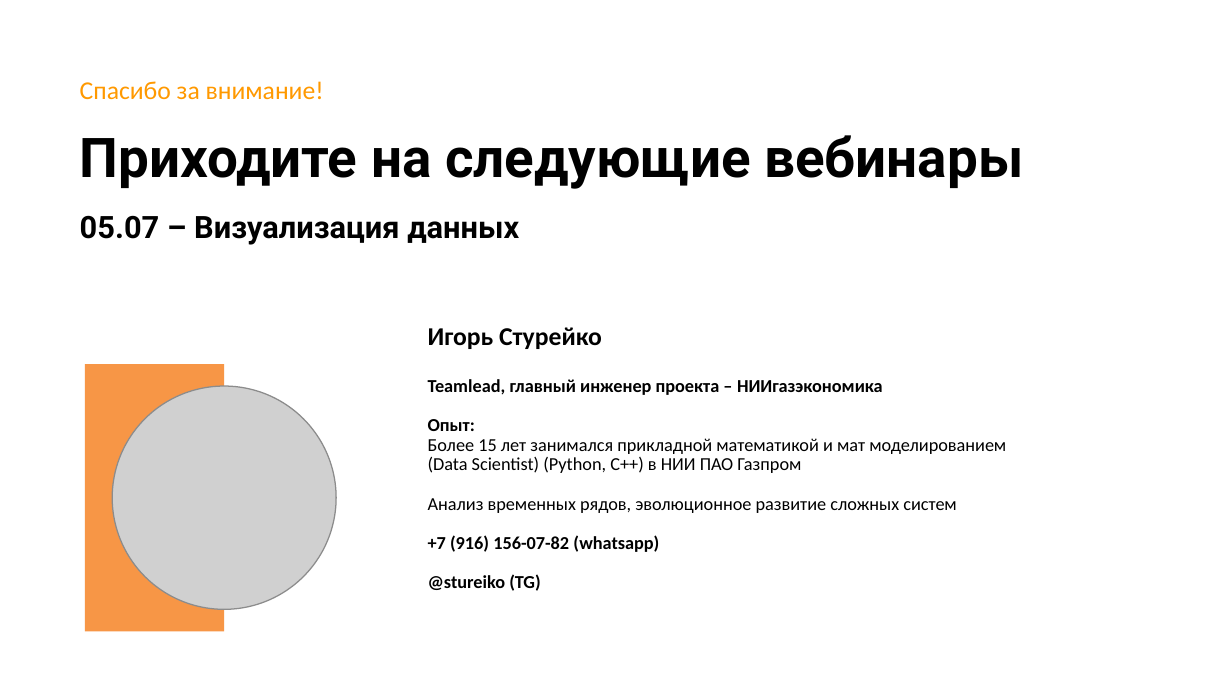
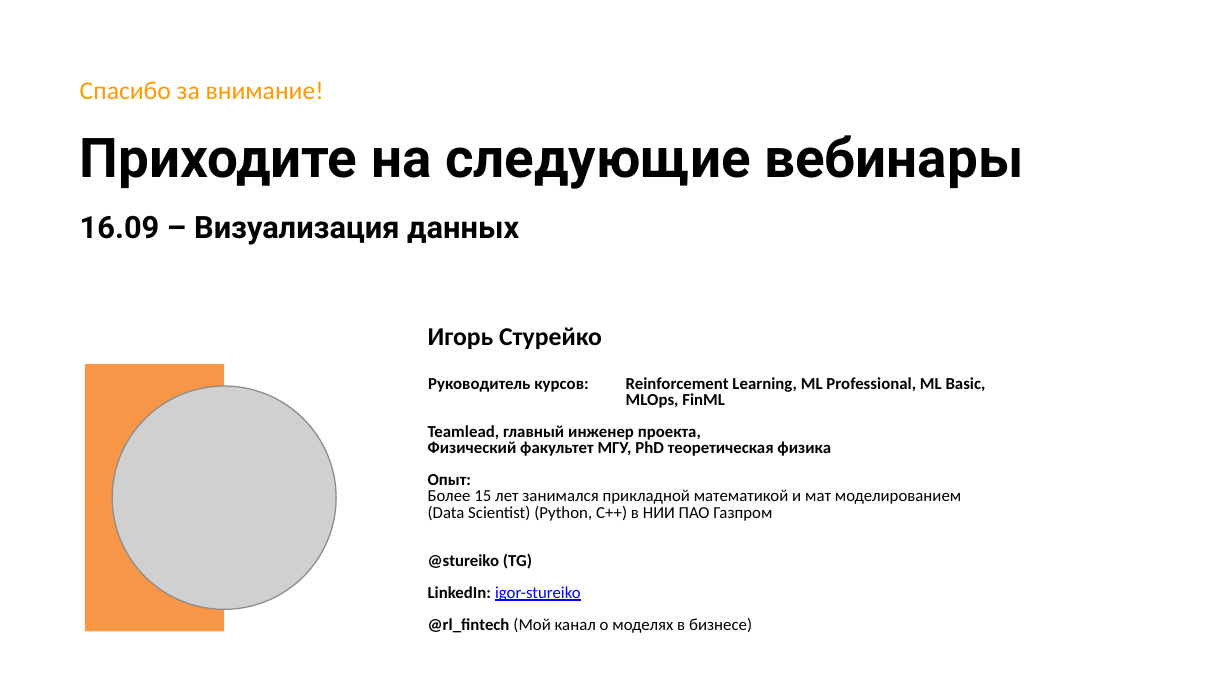
Before and after one commit to stureiko/Otus_lectures, a slide deck: slide 20 of Python/23_Pandas/09 - Библиотека Pandas.pptx. Drawn at 1232x693 pixels with LibreOffice and Linux fonts; fonts in the diff are those of the drawing; grey boxes stand for pictures; background and template pictures are left out. Boxes give left, top, right and bottom in pixels: in the first picture for what was removed or moved away, otherwise in the second. Text is boxed around its words. In the diff, an @@ line names an element or a change of style, - is before the commit and + after.

Commit message:
Python - Pandas

```diff
--- a/Python/23_Pandas/09 - Библиотека Pandas.pptx
+++ b/Python/23_Pandas/09 - Библиотека Pandas.pptx
@@ title at (x1=80, y1=135, x2=1023, y2=245): text changed @@
-Приходите на следующие вебинары
-05.07 – Визуализация данных
+Приходите на следующие вебинары
+16.09 – Визуализация данных
@@ text at (x1=428, y1=377, x2=986, y2=456): text changed; size 10.6 to 9.8 pt @@
-Teamlead, главный инженер проекта – НИИгазэкономика
+Руководитель курсов: Reinforcement Learning, ML Professional, ML Basic,
+MLOps, FinML
+Teamlead, главный инженер проекта,
+Физический факультет МГУ, PhD теоретическая физика
@@ text at (x1=428, y1=474, x2=961, y2=569): size 10.6 to 9.8 pt in "Опыт:", "Более 15 лет занимался прикладной математикой и ...", "(Data Scientist) (Python, С++) в НИИ ПАО ...", "@stureiko (TG)"; line spacing 0.9 to 0.8 @@
@@ text at (x1=428, y1=498, x2=957, y2=552): paragraphs removed @@
-Анализ временных рядов, эволюционное развитие сложных систем
-+7 (916) 156-07-82 (whatsapp)
@@ text at (x1=428, y1=586, x2=752, y2=633): paragraphs added @@
+LinkedIn: igor-stureiko
+@rl_fintech (Мой канал о моделях в бизнесе)
```
Also in this commit, not shown: 1 other file.
